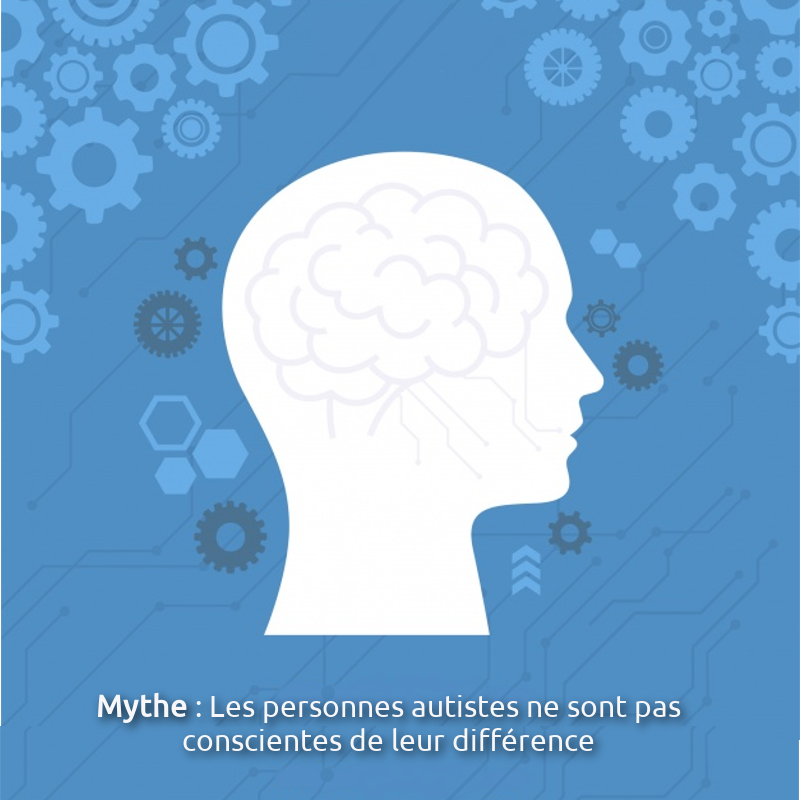
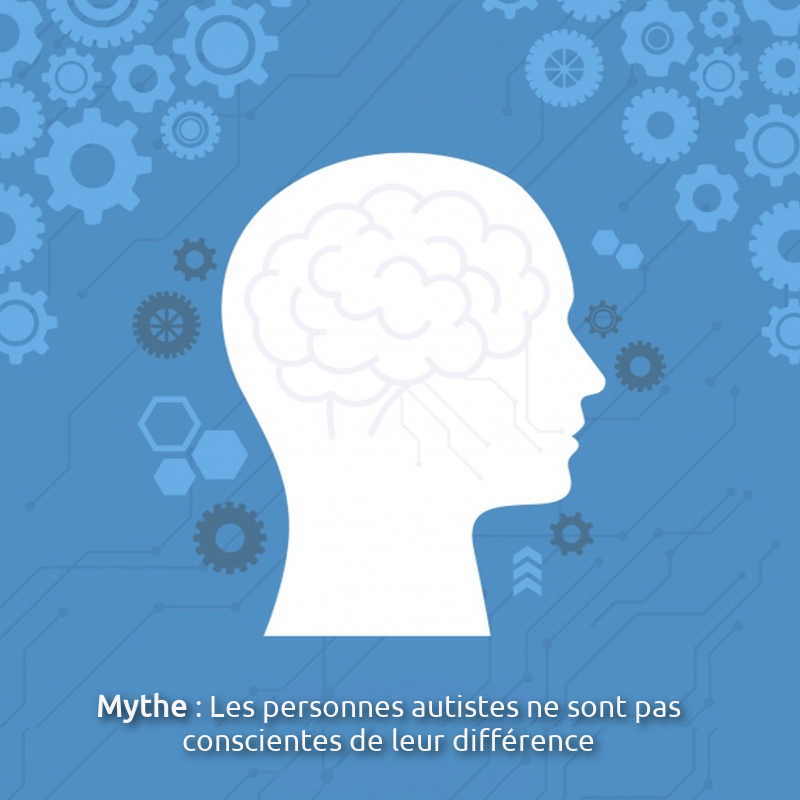
Before/after of a 800×800 layered artwork. What changed in the layer stack:
painted on "Clipboard #1" over left=0, top=0, right=800, bottom=800
